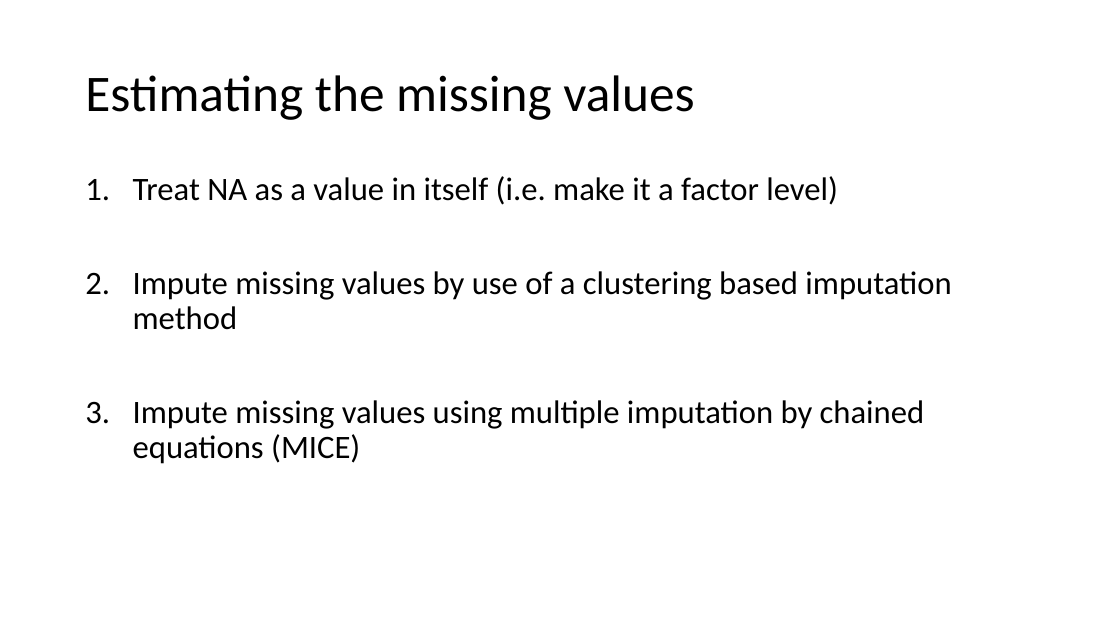
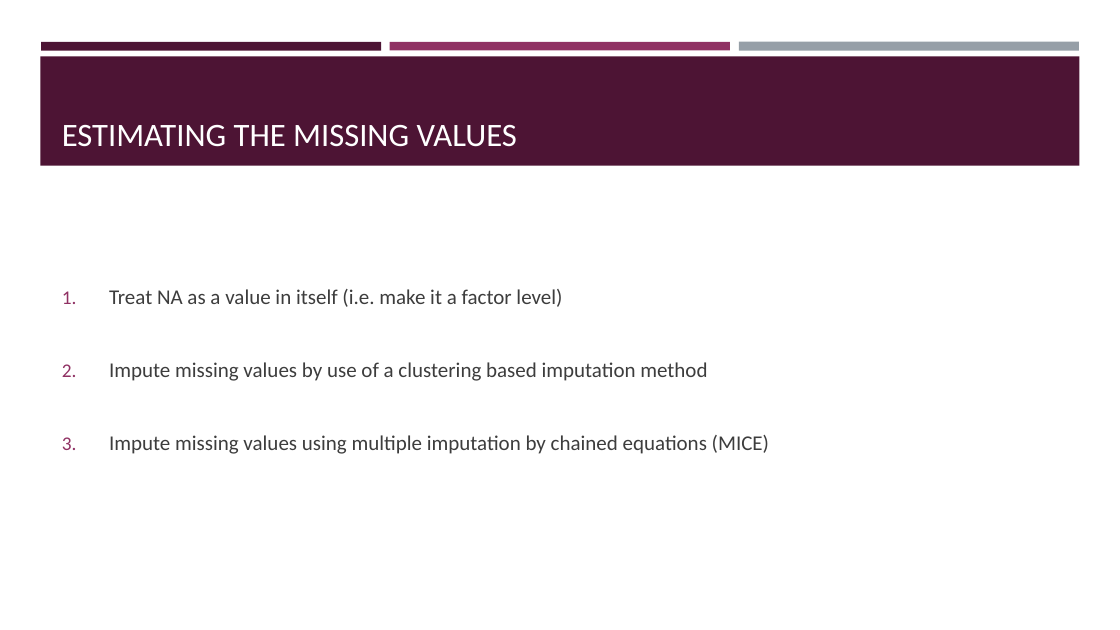
Before and after one commit to AlderCoder/Snow-finches, a slide deck: slide 17 of initial presentation.pptx (slide 16 before the commit). Drawn at 1120x630 pixels with LibreOffice and Linux fonts; fonts in the diff are those of the drawing. Boxes give left, top, right and bottom in pixels: in the first picture for what was removed or moved away, otherwise in the second. Text is boxed around its words. In the diff, an @@ line names an element or a change of style, - is before the commit and + after.

```diff
--- a/initial presentation.pptx
+++ b/initial presentation.pptx
@@ rectangle added at (40, 56, 1080, 166), fill #4D1434 @@
@@ rectangle added at (41, 42, 381, 50), fill #4D1434 @@
@@ rectangle added at (390, 42, 730, 50), fill #903163 @@
@@ rectangle added at (739, 42, 1079, 51), fill #969FA7 @@
@@ title "ESTIMATING THE MISSING VALUES" at (62, 124, 517, 147): vertical alignment middle to bottom @@
@@ title at (62, 124, 517, 147): text changed; size 44 to 28 pt; text colour #000000 to #FFFFFF @@
-Estimating the missing values
+ESTIMATING THE MISSING VALUES
@@ text "Treat NA as a value ...": place and size @@
-text "Treat NA as a value ..." at (133, 176, 951, 464)
+text "Treat NA as a value ..." at (109, 289, 769, 454)
@@ text "Treat NA as a value ..." at (109, 289, 769, 454): size 28 to 18 pt, text colour #000000 to #3D3D3D; line spacing 0.9 to 1; vertical alignment top to middle @@
```
Also in this commit, not shown: 19 other slides changed, 1 slide added.
